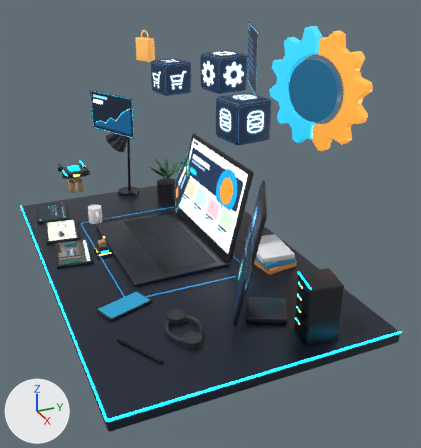
A saved change to the glTF model img/hero3d/scene.glb.
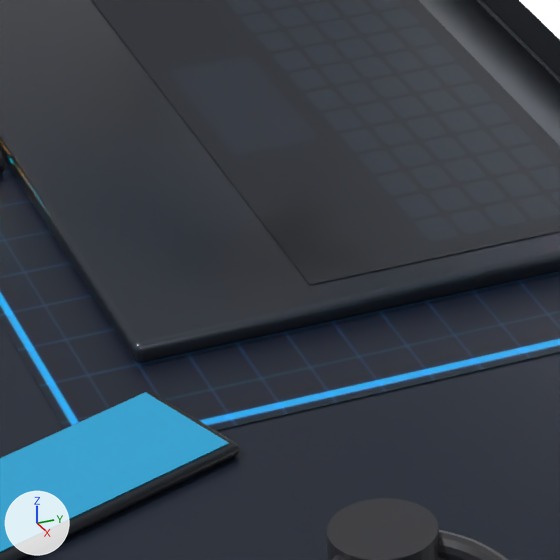
The first picture shows the older version from a 50 mm lens placed at (4.57, -1.53, 2.49), pointed at (0.27, 0.4, 0.34). The close-ups show the older and then the newer version on the part from 27% to 49% of the width and 50% to 71% of the height of that picture. Only the edits that show in the close-ups are written down. Lighting does not change. The marker at lower left points along +X, +Y and +Z. Where no turn or scale is listed for an object, it has been applied to the vertices.

The first close-up shows 'Cube.004', 'desk', 'desk_mat', 'headphones_band', 'headphones_cup', 'laptop_base', 'laptop_keys', 'laptop_screen', 'phone', 'phone_screen' and 1 more.
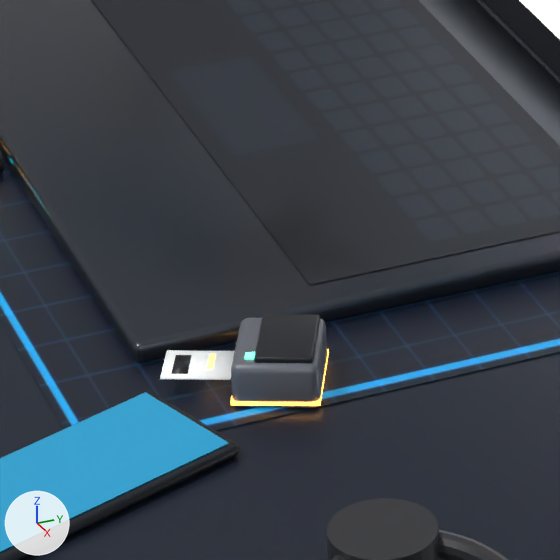
The change, as a list of edits to the scene's bpy script:
```text
Add me_cube_069:
    me_cube_069.from_pydata([(-0.09, -0.025, -0.003), (-0.09, -0.025, 0.003), (-0.039, 0.085, 0.003), (-0.039, 0.085, -0.003), (0.09, 0.025, 0.003), (0.09, 0.025, -0.003), (0.039, -0.085, 0.003), (0.039, -0.085, -0.003)], [], [(0, 1, 2), (0, 2, 3), (3, 2, 4), (3, 4, 5), (5, 4, 6), (6, 4, 1), (1, 4, 2), (5, 6, 7), (7, 6, 1), (7, 1, 0), (5, 7, 3), (3, 7, 0)])
    me_cube_069.materials.append(mat_accent_orange)  # orange #ffb359, glowing orange #ffb350
Add me_cube_070:
    me_cube_070.from_pydata([(-0.008, -0.0029, -0.002), (-0.008, -0.0029, 0.002), (-0.0029, 0.008, 0.002), (-0.0029, 0.008, -0.002), (0.008, 0.0029, 0.002), (0.008, 0.0029, -0.002), (0.0029, -0.008, 0.002), (0.0029, -0.008, -0.002)], [], [(0, 1, 2), (0, 2, 3), (3, 2, 4), (3, 4, 5), (5, 4, 6), (6, 4, 1), (1, 4, 2), (5, 6, 7), (7, 6, 1), (7, 1, 0), (5, 7, 3), (3, 7, 0)])
    me_cube_070.materials.append(mat_led_green)  # dark blue #27303f, glowing green #59ffbc
Add me_cube_071:
    me_cube_071.from_pydata([(-0.0547, -0.0297, -0.001), (-0.0547, -0.0297, 0.001), (-0.0124, 0.061, 0.001), (-0.0124, 0.061, -0.001), (0.0547, 0.0297, 0.001), (0.0547, 0.0297, -0.001), (0.0124, -0.061, 0.001), (0.0124, -0.061, -0.001)], [], [(0, 1, 2), (0, 2, 3), (3, 2, 4), (3, 4, 5), (5, 4, 6), (6, 4, 1), (1, 4, 2), (5, 6, 7), (7, 6, 1), (7, 1, 0), (5, 7, 3), (3, 7, 0)])
    me_cube_071.materials.append(mat_label_paper)  # white #f6f6f3, glowing grey #7c7f82
Add me_cube_072:
    me_cube_072.from_pydata([(-0.0273, 0.0006, -0.0013), (-0.0273, 0.0006, 0.0013), (-0.018, 0.0205, 0.0013), (-0.018, 0.0205, -0.0013), (0.0273, -0.0006, 0.0013), (0.0273, -0.0006, -0.0013), (0.018, -0.0205, 0.0013), (0.018, -0.0205, -0.0013)], [], [(0, 1, 2), (0, 2, 3), (3, 2, 4), (3, 4, 5), (5, 4, 6), (6, 4, 1), (1, 4, 2), (5, 6, 7), (7, 6, 1), (7, 1, 0), (5, 7, 3), (3, 7, 0)])
    me_cube_072.materials.append(mat_bezel)  # black #191d22
Add me_cube_073:
    me_cube_073.from_pydata([(-0.0198, 0.0048, -0.0013), (-0.0198, 0.0048, 0.0013), (-0.0164, 0.0121, 0.0013), (-0.0164, 0.0121, -0.0013), (0.0198, -0.0048, 0.0013), (0.0198, -0.0048, -0.0013), (0.0164, -0.0121, 0.0013), (0.0164, -0.0121, -0.0013)], [], [(0, 1, 2), (0, 2, 3), (3, 2, 4), (3, 4, 5), (5, 4, 6), (6, 4, 1), (1, 4, 2), (5, 6, 7), (7, 6, 1), (7, 1, 0), (5, 7, 3), (3, 7, 0)])
    me_cube_073.materials.append(mat_led_orange)  # dark blue #27303f, glowing orange #ffbc59
Add ob_printer_stripe:
    ob_printer_stripe = bpy.data.objects.new('printer_stripe', me_cube_069)
    ob_printer_stripe.location = (0.62, -0.22, 0.012)
Add ob_printer_lid:
    ob_printer_lid = bpy.data.objects.new('printer_lid', me_cube_067)  # 96 vertices, 188 faces; spans x -0.07..0.07, y -0.0603..0.0603, z -0.006..0.006; in mat_bezel (black #191d22)
    ob_printer_lid.location = (0.625, -0.209, 0.072)
Add ob_printer_led:
    ob_printer_led = bpy.data.objects.new('printer_led', me_cube_070)
    ob_printer_led.location = (0.646, -0.271, 0.072)
Add ob_label_strip:
    ob_label_strip = bpy.data.objects.new('label_strip', me_cube_071)
    ob_label_strip.location = (0.574, -0.32, 0.03)
Add ob_label_code:
    ob_label_code = bpy.data.objects.new('label_code', me_cube_072)
    ob_label_code.location = (0.563, -0.342, 0.03)
Add ob_label_addr:
    ob_label_addr = bpy.data.objects.new('label_addr', me_cube_073)
    ob_label_addr.location = (0.573, -0.303, 0.03)
Add ob_printer_body:
    ob_printer_body = bpy.data.objects.new('printer_body', me_cube_066)  # 96 vertices, 188 faces; spans x -0.085..0.085, y -0.08..0.08, z -0.035..0.035; in mat_printer (grey #6f737c)
    ob_printer_body.location = (0.62, -0.22, 0.035)
```

Boxes [x1, y1, x2, y2] around the edits, measured in the close-ups (560 x 560 px):
'printer_body', added
    after: [231, 318, 327, 408]
'printer_lid', added (black)
    after: [254, 314, 320, 363]
'label_strip', added
    after: [160, 350, 235, 380]
'printer_stripe', added
    after: [230, 349, 329, 406]
'label_code', added
    after: [171, 355, 192, 374]
'label_addr', added
    after: [207, 354, 216, 369]
'printer_led', added
    after: [245, 352, 255, 359]
